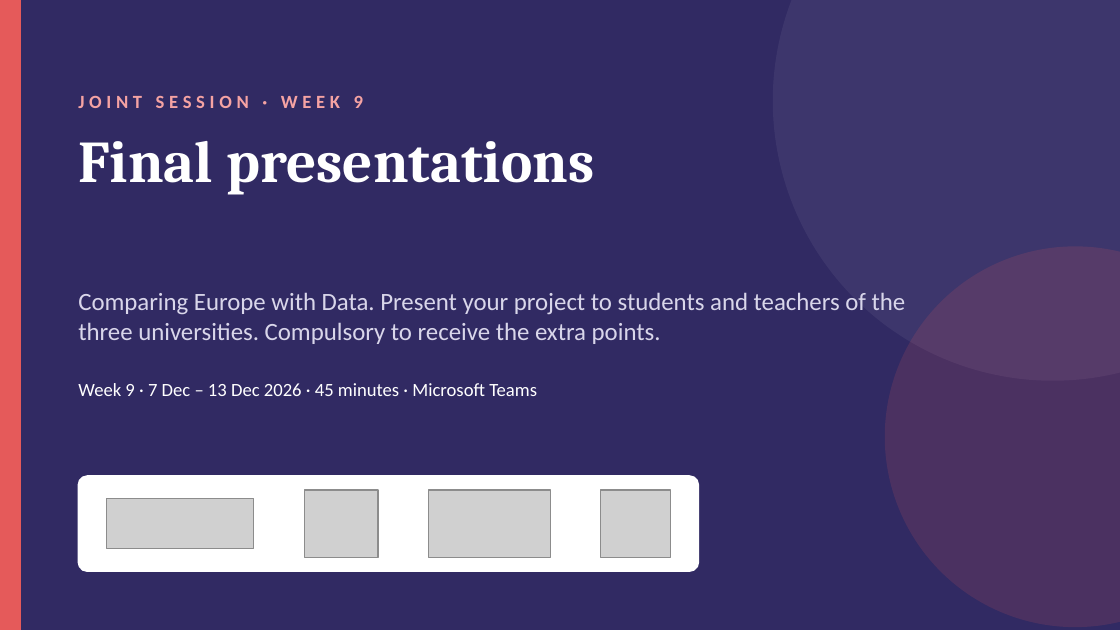
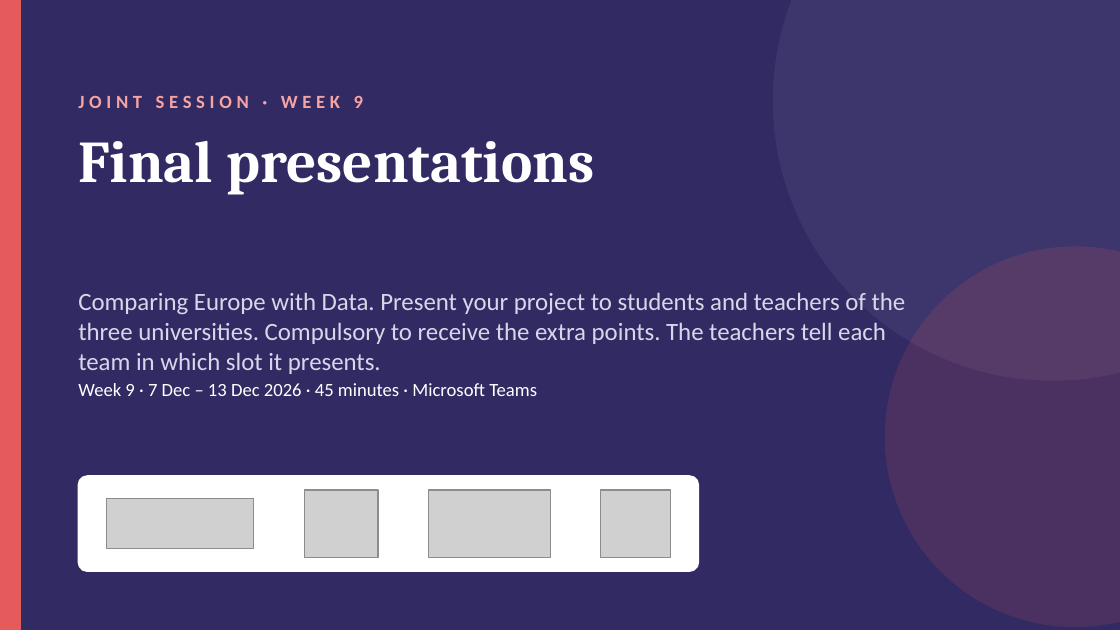
Before and after one commit to coil-europe/coil-europe.github.io, a slide deck: slide 1 of docs/slides/COIL_4_final_presentations.pptx. Drawn at 1120x630 pixels with LibreOffice and Linux fonts; fonts in the diff are those of the drawing; grey boxes stand for pictures. Boxes give left, top, right and bottom in pixels: in the first picture for what was removed or moved away, otherwise in the second. Text is boxed around its words. In the diff, an @@ line names an element or a change of style, - is before the commit and + after.

```diff
--- a/docs/slides/COIL_4_final_presentations.pptx
+++ b/docs/slides/COIL_4_final_presentations.pptx
@@ text at box(78, 292, 906, 374): text changed @@
-Comparing Europe with Data. Present your project to students and teachers of the three universities. Compulsory to receive the extra points.
+Comparing Europe with Data. Present your project to students and teachers of the three universities. Compulsory to receive the extra points. The teachers tell each team in which slot it presents.
```
Also in this commit, not shown: 2 other slides changed, 16 other files.
